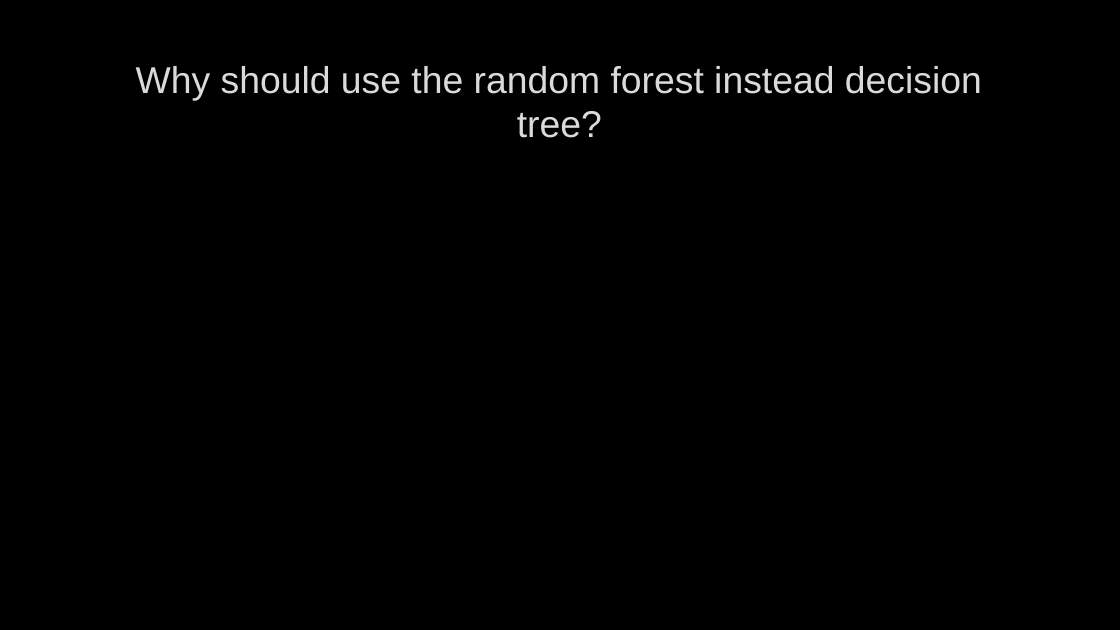
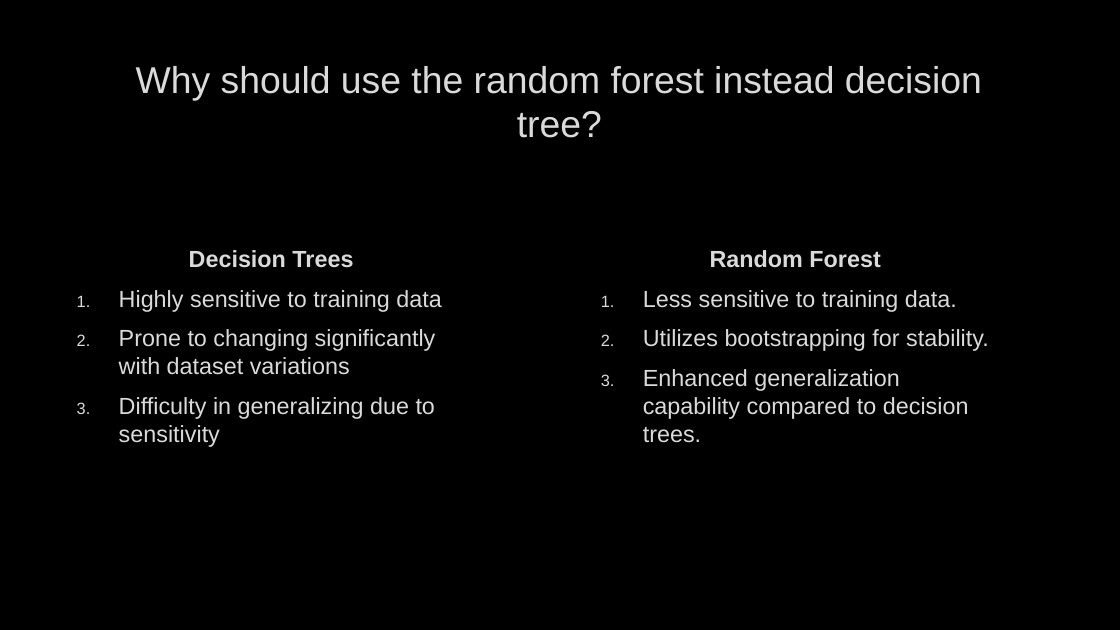
Before and after one commit to farshadmrd/random_forest, a slide deck: slide 4 of random_forest.pptx. Drawn at 1120x630 pixels with LibreOffice and Linux fonts; fonts in the diff are those of the drawing; background and template pictures are left out. Boxes give left, top, right and bottom in pixels: in the first picture for what was removed or moved away, otherwise in the second. Text is boxed around its words. In the diff, an @@ line names an element or a change of style, - is before the commit and + after.

```diff
--- a/random_forest.pptx
+++ b/random_forest.pptx
@@ text added at (119, 250, 441, 447), 20 pt, text #DADADA @@
+Decision Trees
+1. Highly sensitive to training data
+2. Prone to changing significantly with dataset variations
+3. Difficulty in generalizing due to sensitivity
@@ text added at (643, 250, 989, 443), 20 pt, text #DADADA @@
+Random Forest
+1. Less sensitive to training data.
+2. Utilizes bootstrapping for stability.
+3. Enhanced generalization capability compared to decision trees.
```
Also in this commit, not shown: 1 other slide changed, 2 slides added, 1 other file.
